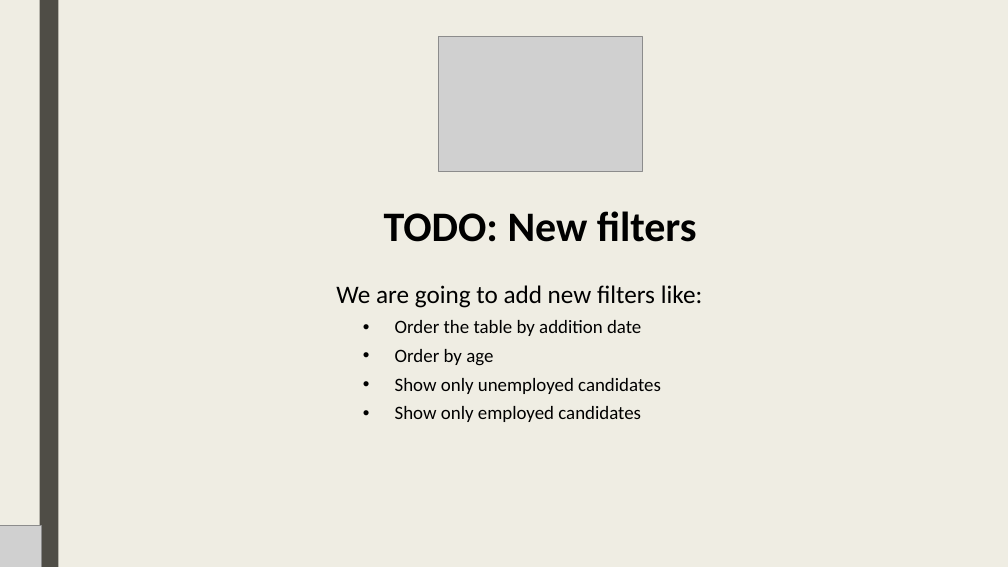
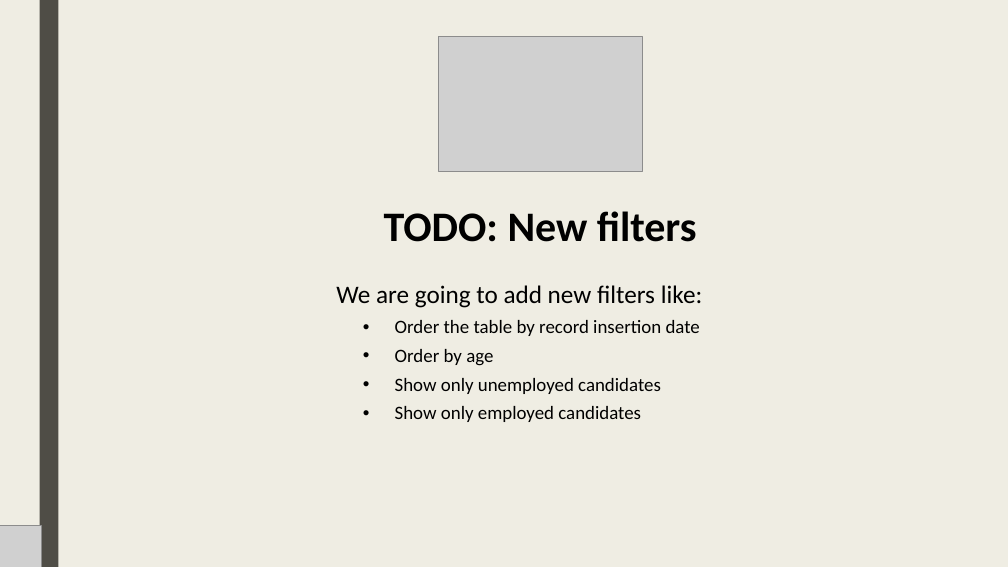
Before and after one commit to lt-scuolalavoro/suit, a slide deck: slide 22 of resources/EN - Suit Database + Backup Slides.pptx. Drawn at 1008x567 pixels with LibreOffice and Linux fonts; fonts in the diff are those of the drawing; grey boxes stand for pictures. Boxes give left, top, right and bottom in pixels: in the first picture for what was removed or moved away, otherwise in the second. Text is boxed around its words. In the diff, an @@ line names an element or a change of style, - is before the commit and + after.

```diff
--- a/resources/EN - Suit Database + Backup Slides.pptx
+++ b/resources/EN - Suit Database + Backup Slides.pptx
@@ text at <box>395,320,700,336</box>: text changed @@
-              • Order the table by addition date
+              • Order the table by record insertion date
```
Also in this commit, not shown: 7 other slides changed, 1 other file.
